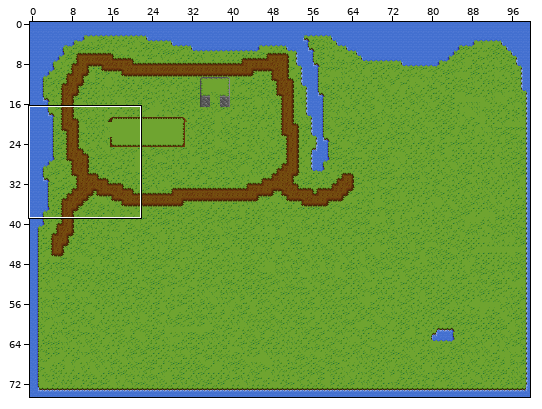
Level history. Tiled map (JSON): Project_2/Assets/Map/SandBox2.json. Above: a wide view before the commit, with the close-up outlined.
Close-up. Before:
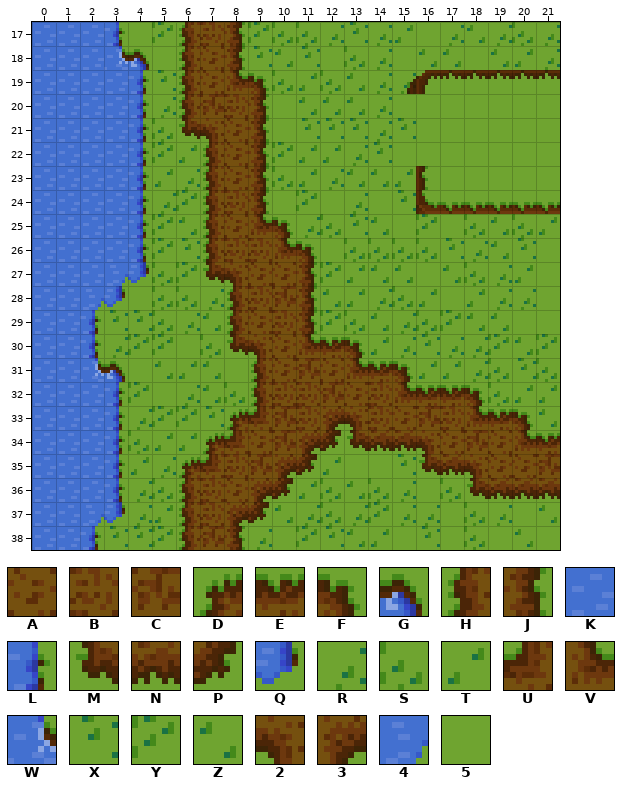
Cells are 8x8 px. Shown: x 0..21, y 17..38. The commit also changed other parts of the map, which this record leaves out. Not drawn, because the pictures are missing: unchanged layers "Decoration", "Decoration behind player".
Key: from "Minifantasy_ForgottenPlainsTil": A 76 "Tile", B 77 "Tile", C 78 "Tile", D 214 "Tile", E 215 "Tile", F 216 "Tile", G 234 "Tile", H 283 "Tile", J 285 "Tile", K 302 "Tile", L 303 "Tile", M 352 "Tile", N 353 "Tile", P 354 "Tile", Q 372 "Tile", R 416 "Tile", S 417 "Tile", T 418 "Tile", U 421 "Tile", V 422 "Tile", W 440 "Tile", X 485 "Tile", Y 486 "Tile", Z 487 "Tile", 2 490 "Tile", 3 491 "Tile", 4 509 "Tile", 5 698 "Tile".
_ is an empty cell, # one hidden under a higher layer.
Layers that did not change in this view are not listed.
Layer "Base" before, first column x 0:
17 KKKL5YHBJYSSRXRT5RZRSR
18 KKKWG5HAJXZX5SR5ZZ5ZTR
19 KKKKLXHAVFSTSZRRT#####
20 KKKKLRHCBJ5ZZZR5######
21 KKKKLSM2AJ5XXXRX######
22 KKKKLYTHAJYTTRX5######
23 KKKKLTRHAJSTRZZT######
24 KKKKLRYHBJ5Y5R5X######
25 KKKKLYZHAVFRSXZ5Y5SZST
26 KKKKLYXHBBVF5SSSSXRZX5
27 KKK4QSYM2AAJYTZZ5ZSRT5
28 KK4Q5SSRHBCJZTRST5TRR5
29 KKLXXSRZHABJYSZRSYZZ55
30 KKLRYY5SM2AVEFTRXRRYZY
31 KKWG5ZTZ5HACAVEFTTRSXS
32 KKKLY5RZSHBBCABVEEFSTT
33 KKKLRYYXDUCB32BACBVEFZ
34 KKKLSTTDUAC3PMNN2ACAVE
35 KKKLTRDUBC3PT55XMN2AAC
36 KKKLRSHBA3PTSZSR5SMNNN
37 KK4QRTHB3PZRSRYRR5SR5Z
38 KKLXXYHCJR5YXZT5X5S5Z5
After the commit:
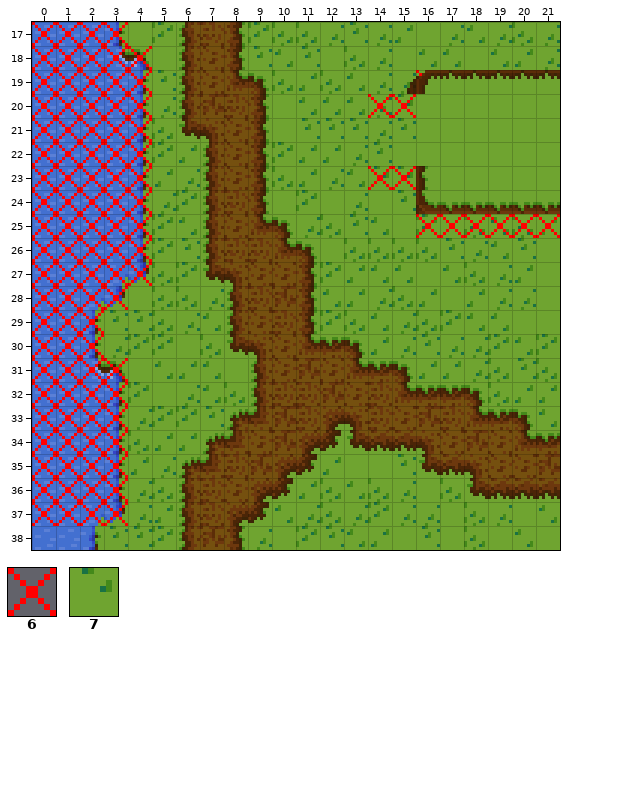
Further tiles: from "Minifantasy_ForgottenPlainsTil": 6 0 "Tile", 7 348 "Tile".
Tiles of an added or newly shown layer are drawn over the layers below it.
Log entry: Fix bad collision on map
What changed:
{"where": "layer \"Base\""}
{"y":20,"x":15,"old":"5","new":"7"}
{"where": "layer \"Collision_0\" (now shown)"}
{"y":17,"x":0,"old":"____","new":"6666"}
{"y":18,"x":0,"old":"_____","new":"66666"}
{"y":19,"x":0,"old":"_____","new":"66666"}
{"y":19,"x":16,"old":"_","new":"6"}
{"y":20,"x":0,"old":"_____","new":"66666"}
{"y":20,"x":14,"old":"__","new":"66"}
{"y":21,"x":0,"old":"_____","new":"66666"}
{"y":22,"x":0,"old":"_____","new":"66666"}
{"y":23,"x":0,"old":"_____","new":"66666"}
{"y":23,"x":14,"old":"__","new":"66"}
{"y":24,"x":0,"old":"_____","new":"66666"}
{"y":25,"x":0,"old":"_____","new":"66666"}
{"y":25,"x":16,"old":"______","new":"666666"}
{"y":26,"x":0,"old":"_____","new":"66666"}
{"y":27,"x":0,"old":"_____","new":"66666"}
{"y":28,"x":0,"old":"____","new":"6666"}
{"y":29,"x":0,"old":"___","new":"666"}
{"y":30,"x":0,"old":"___","new":"666"}
{"y":31,"x":0,"old":"____","new":"6666"}
{"y":32,"x":0,"old":"____","new":"6666"}
{"y":33,"x":0,"old":"____","new":"6666"}
{"y":34,"x":0,"old":"____","new":"6666"}
{"y":35,"x":0,"old":"____","new":"6666"}
{"y":36,"x":0,"old":"____","new":"6666"}
{"y":37,"x":0,"old":"____","new":"6666"}
